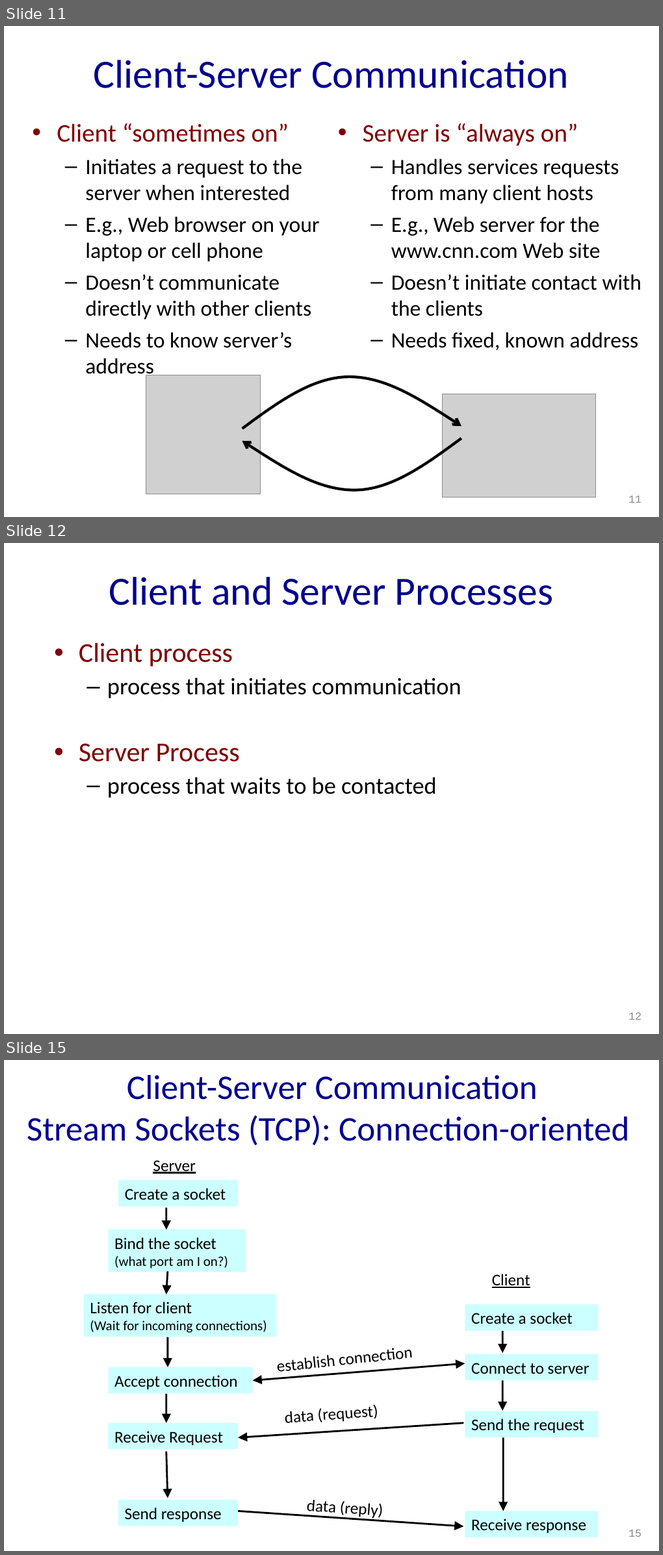
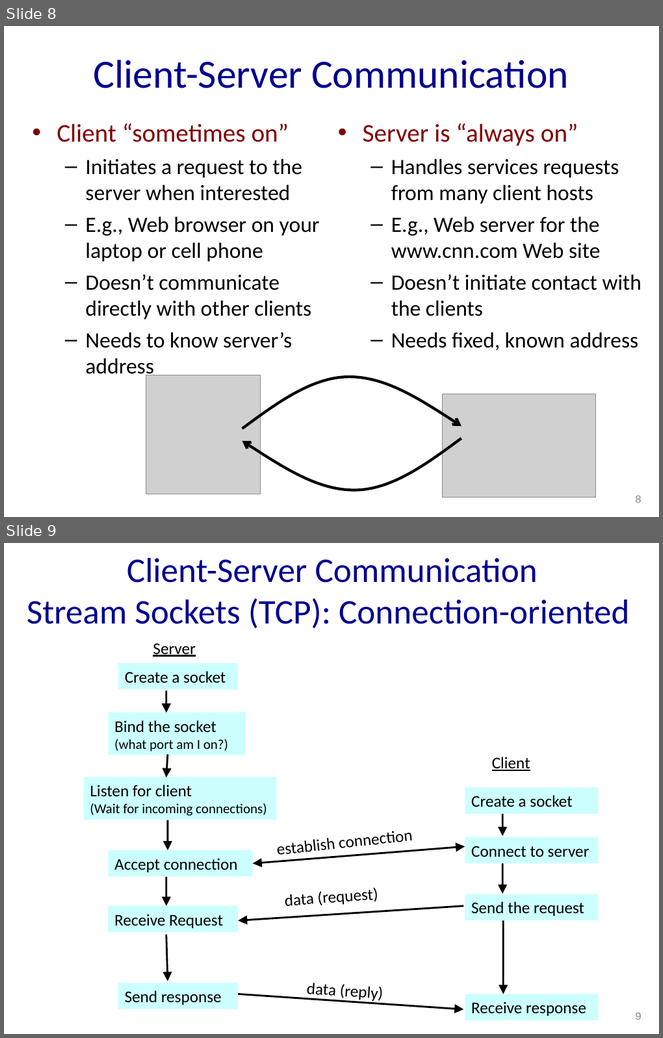
Before and after one commit to sepehrabdous/Computer_Networks_Spring21, a slide deck: assignment0/presentation_slides/socket_programming.ppt. Shown one above the other, each under a label of ours: slides 11, 12 and 15 before the commit, slides 8 and 9 after it; the slides between them are not shown. The pictures are 663x1555 and 663x1038 pixels, drawn with LibreOffice and Linux fonts; fonts in the diff are those of the drawing; grey boxes stand for pictures. Boxes give left, top, right and bottom in pixels: in the first picture for what was removed or moved away, otherwise in the second. Text is boxed around its words. In the diff, an @@ line names an element or a change of style, - is before the commit and + after.

```diff
--- a/assignment0/presentation_slides/socket_programming.ppt
+++ b/assignment0/presentation_slides/socket_programming.ppt
@@ slide 12 removed at bbox=[4, 543, 659, 1034], background #FFFFFF @@
@@ title removed at bbox=[109, 577, 553, 605] @@
-Client and Server Processes
@@ text removed at bbox=[79, 643, 462, 798] @@
-• Client process
-  – process that initiates communication
-• Server Process
-  – process that waits to be contacted
@@ page number removed at bbox=[629, 1013, 642, 1020] @@
-12
@@ what was slide 11 is now slide 8 @@
@@ page number at bbox=[635, 496, 642, 503]: text changed @@
-11
+8
@@ what was slide 15 is now slide 9 @@
@@ page number at bbox=[635, 1013, 642, 1020]: text changed @@
-15
+9
```
Also in this commit, not shown: 2 slides changed, 9 other slides removed.
